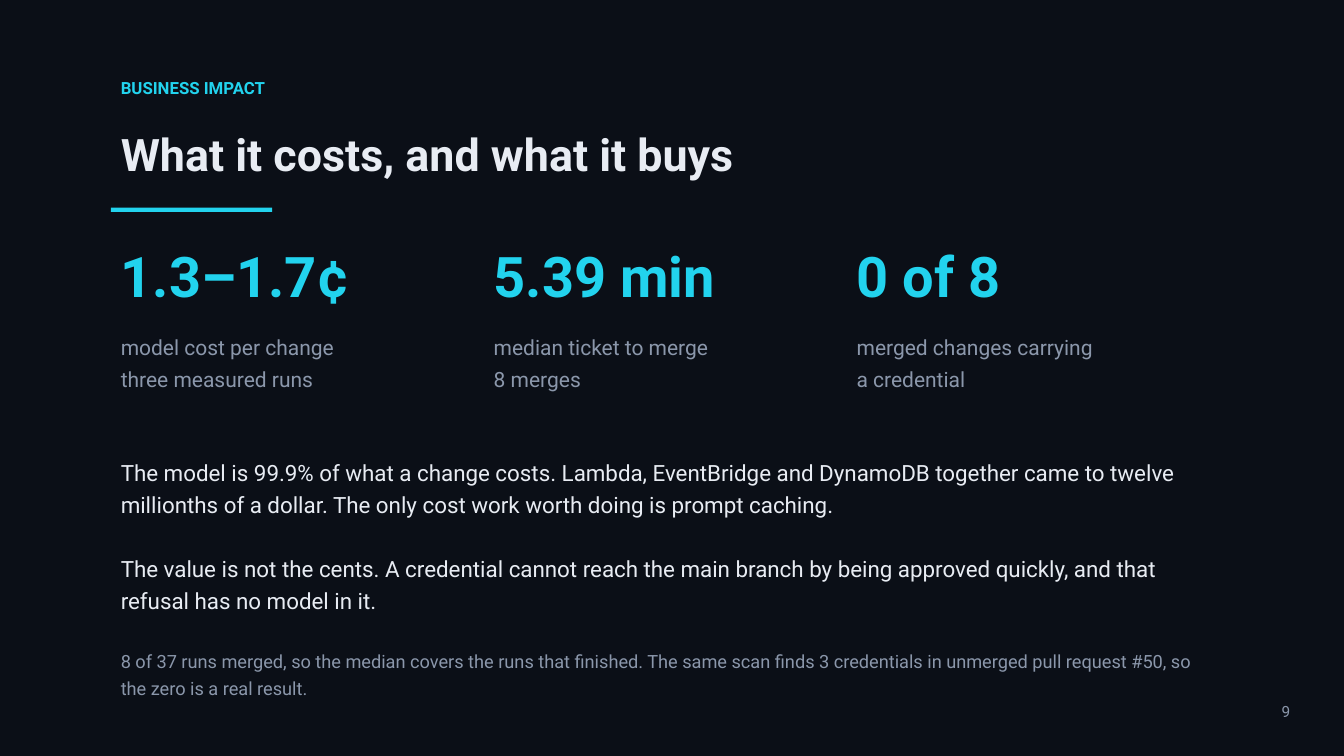
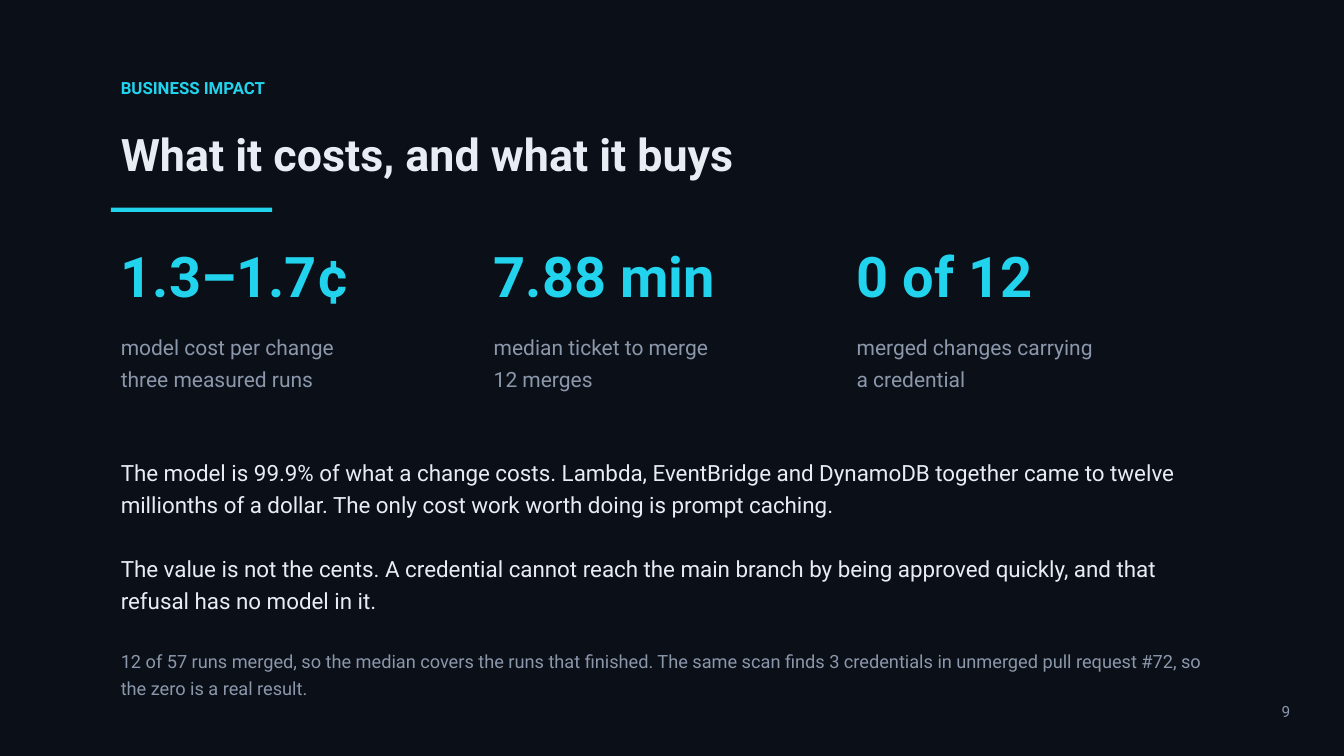
Before and after one commit to mohamedsorour1998/technical-presentations, a slide deck: slide 9 of talks/devops-hackathon-final/pitch/TheAgentOrg-Final.pptx. Drawn at 1344x756 pixels with LibreOffice and Linux fonts; fonts in the diff are those of the drawing. Boxes give left, top, right and bottom in pixels: in the first picture for what was removed or moved away, otherwise in the second. Text is boxed around its words. In the diff, an @@ line names an element or a change of style, - is before the commit and + after.

```diff
--- a/talks/devops-hackathon-final/pitch/TheAgentOrg-Final.pptx
+++ b/talks/devops-hackathon-final/pitch/TheAgentOrg-Final.pptx
@@ text at (494,255,715,298): text changed @@
-5.39 min
+7.88 min
@@ text at (857,254,1032,298): text changed @@
-0 of 8
+0 of 12
@@ text at (494,372,592,392): text changed @@
-8 merges
+12 merges
@@ text at (121,654,1201,695): text changed @@
-8 of 37 runs merged, so the median covers the runs that finished. The same scan finds 3 credentials in unmerged pull request #50, so the zero is a real result.
+12 of 57 runs merged, so the median covers the runs that finished. The same scan finds 3 credentials in unmerged pull request #72, so the zero is a real result.
```
Also in this commit, not shown: 5 other slides changed, 4 other files.
